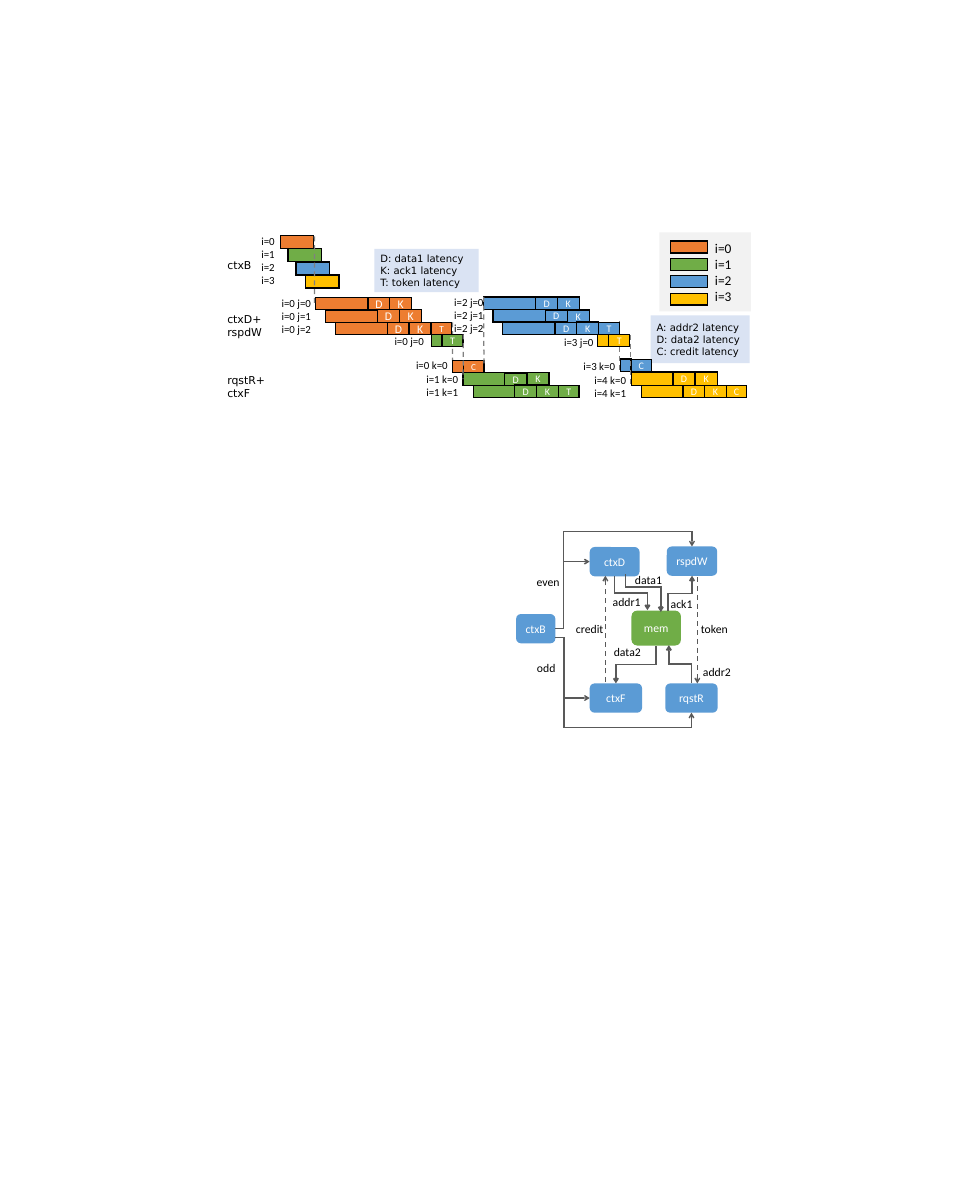
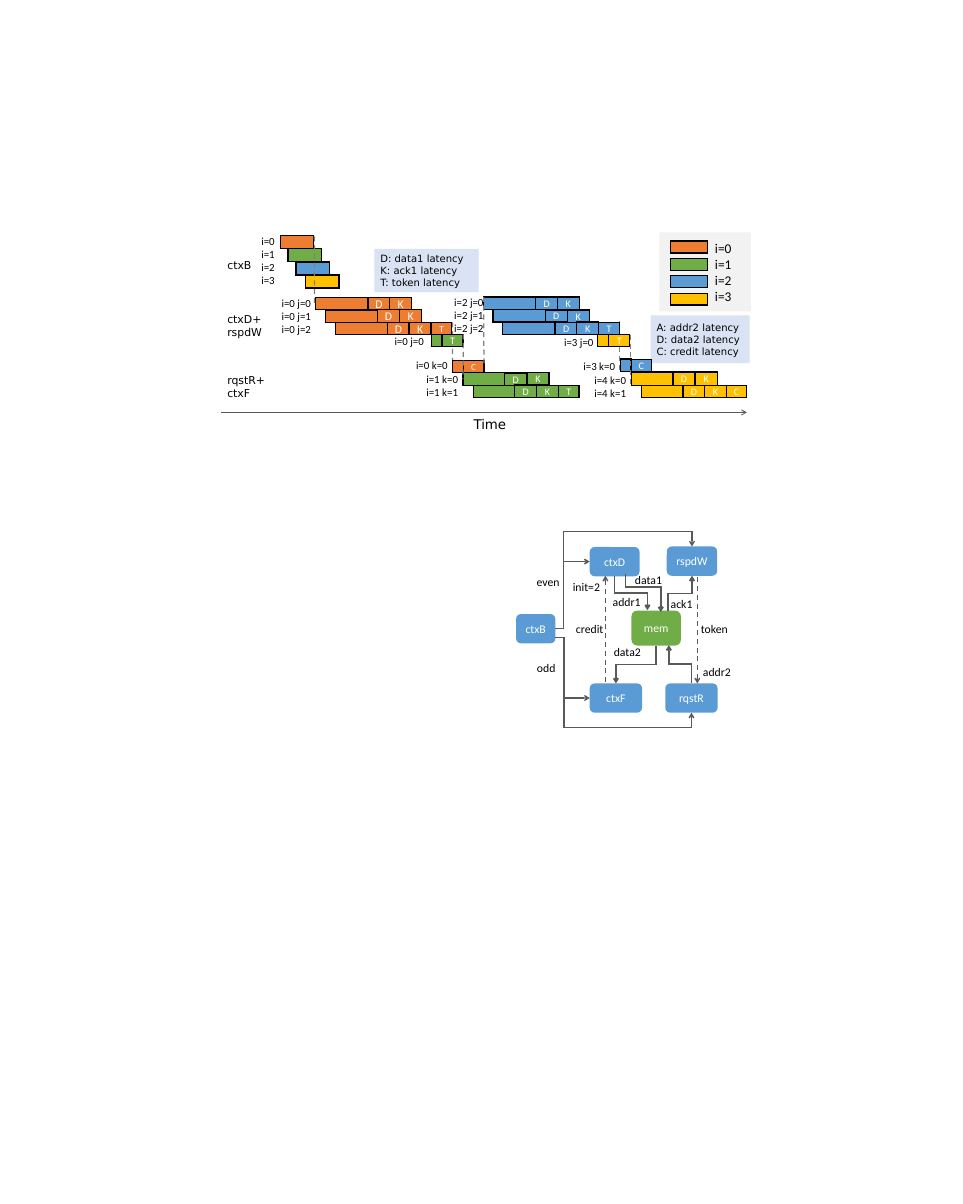
Before and after one commit to yaqiz01/dissertation, a slide deck: slide 3 of figs/figs.pptx. Drawn at 963x1204 pixels with LibreOffice and Linux fonts; fonts in the diff are those of the drawing. Boxes give left, top, right and bottom in pixels: in the first picture for what was removed or moved away, otherwise in the second. Text is boxed around its words. In the diff, an @@ line names an element or a change of style, - is before the commit and + after.

```diff
--- a/figs/figs.pptx
+++ b/figs/figs.pptx
@@ arrow added from (221, 412) to (747, 412), #595959 1 pt @@
@@ text added at [474,419,507,429], 16 pt, text #000000 @@
+Time
@@ text added at [573,583,600,591], 14 pt, text #000000 @@
+init=2
```
Also in this commit, not shown: 4 other slides changed, 1 slide added, 18 other files.
